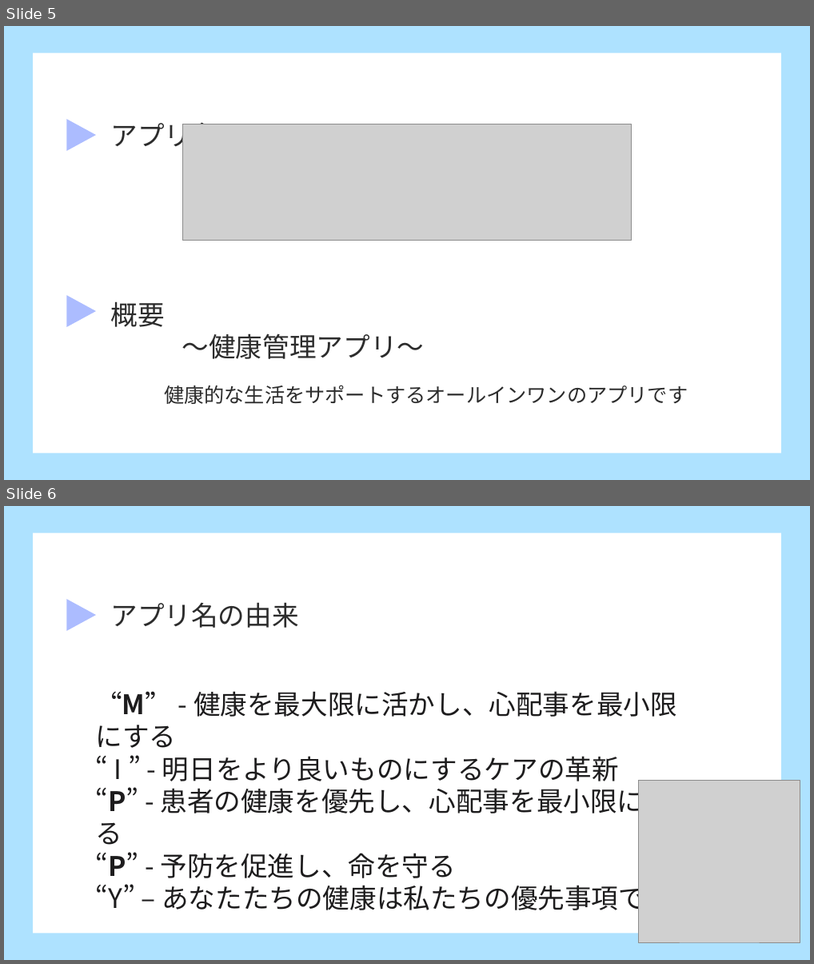
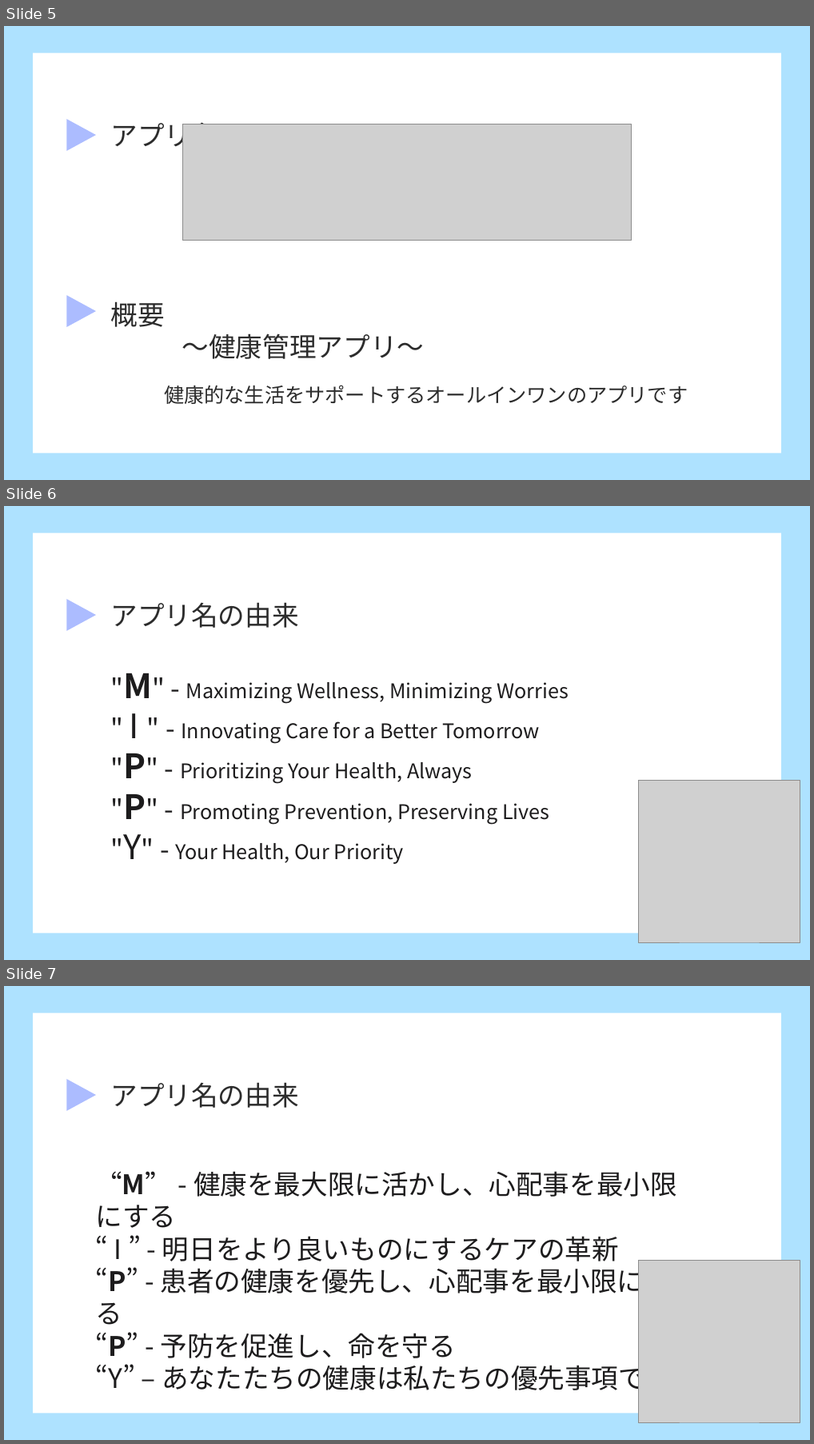
Before and after one commit to dojo2023/D-1, a slide deck: doc/発表資料.pptx. Shown one above the other, each under a label of ours: slides 5 and 6 before the commit, slides 5, 6 and 7 after it. The pictures are 814x964 and 814x1444 pixels, drawn with LibreOffice and Linux fonts; fonts in the diff are those of the drawing; grey boxes stand for pictures. Boxes give left, top, right and bottom in pixels: in the first picture for what was removed or moved away, otherwise in the second. Text is boxed around its words. In the diff, an @@ line names an element or a change of style, - is before the commit and + after.

```diff
--- a/doc/発表資料.pptx
+++ b/doc/発表資料.pptx
@@ slide 6 added at bbox=[4, 506, 810, 960], background #AEE2FF @@
@@ rectangle added at bbox=[33, 532, 782, 932], fill #FFFFFF @@
@@ triangle added at bbox=[67, 599, 96, 631], fill #ACBCFF @@
@@ text added at bbox=[110, 602, 298, 628], 32 pt, text #2C2C2C @@
+アプリ名の由来
@@ text added at bbox=[123, 673, 569, 864], 24 pt, text #1D1C1D @@
+"M" - Maximizing Wellness, Minimizing Worries
+" I " - Innovating Care for a Better Tomorrow
+"P" - Prioritizing Your Health, Always
+"P" - Promoting Prevention, Preserving Lives
+"Y" - Your Health, Our Priority
@@ picture added at bbox=[639, 780, 801, 941] @@
@@ what was slide 6 is now slide 7 @@
```
Also in this commit, not shown: 1 slide changed, 1 other file.
